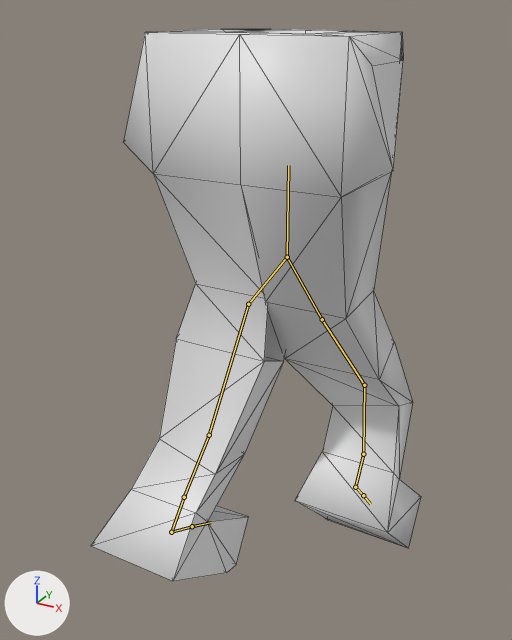
Two versions of the glTF model thelostlegacy/the-lost-legacy/PlayerONLYBOTTOMHALFWITHANIMATION.glb, one commit apart.
Both versions are drawn from a 50 mm camera at (3.27, -6.66, 2.49) aimed at (-0.21, -0.32, -0.67). The lights are fixed; the arrows at lower left show +X, +Y and +Z. Both versions are drawn at frame 8 of the action 'ArmatureAction'; the numbers are the values there. The bones that bend it are drawn over the model as lines. Mesh edges are drawn as thin lines.
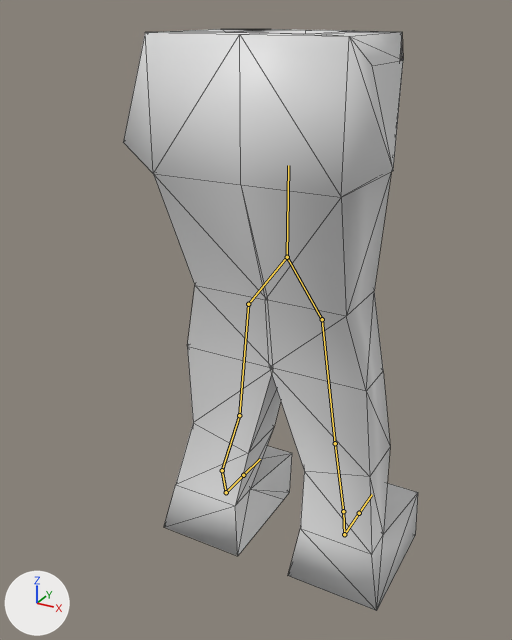
What differs and where, as boxes (x1, y1, x2, y2) in the pictures (512 x 640 px):
'Cube', posed (11% narrower): before (91, 29, 421, 581); after (123, 29, 418, 611)
bone 'Bone.002', root to tip: before (248, 304) to (209, 435); after (248, 304) to (239, 415)
bone 'Bone.003', root to tip: before (209, 435) to (184, 497); after (239, 415) to (222, 470)
bone 'Bone.004', root to tip: before (184, 497) to (171, 532); after (222, 470) to (226, 492)
bone 'Bone.005', root to tip: before (171, 532) to (192, 526); after (226, 492) to (243, 475)
bone 'Bone.009', root to tip: before (322, 319) to (364, 385); after (322, 319) to (335, 443)
bone 'Bone.010', root to tip: before (364, 385) to (363, 454); after (335, 443) to (343, 511)
bone 'Bone.011', root to tip: before (363, 454) to (355, 487); after (343, 511) to (344, 534)

The edits, one by one:
Bone 'Bone.002' (bone_bone_002) turns from (2, 3, 26) to (0, 0, 0) degrees about its own x, y and z.
Bone 'Bone.003' (bone_bone_003) turns from (-1, -4, -15) to (0, 0, 0) degrees about its own x, y and z.
Bone 'Bone.004' (bone_bone_004) turns from (3, -1, 43) to (0, 0, 0) degrees about its own x, y and z.
Bone 'Bone.005' (bone_bone_005) turns from (-2, -1, -28) to (0, 0, 0) degrees about its own x, y and z.
Bone 'Bone.009' (bone_bone_009) turns from (-4, 3, -35) to (0, 0, 0) degrees about its own x, y and z.
Bone 'Bone.010' (bone_bone_010) turns from (-2, -14, 57) to (0, 0, 0) degrees about its own x, y and z.
Bone 'Bone.011' (bone_bone_011) turns from (2, 0, 21) to (0, 0, 0) degrees about its own x, y and z.
